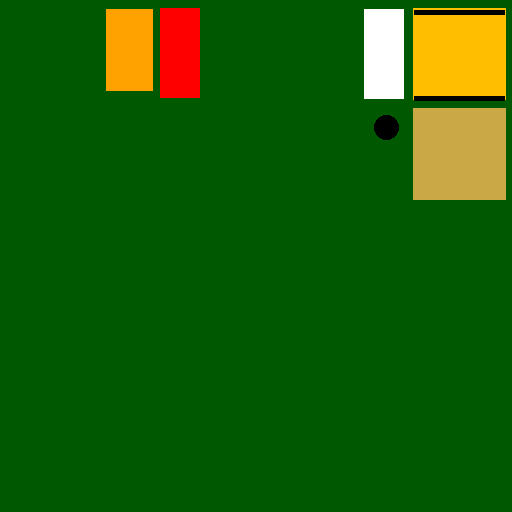
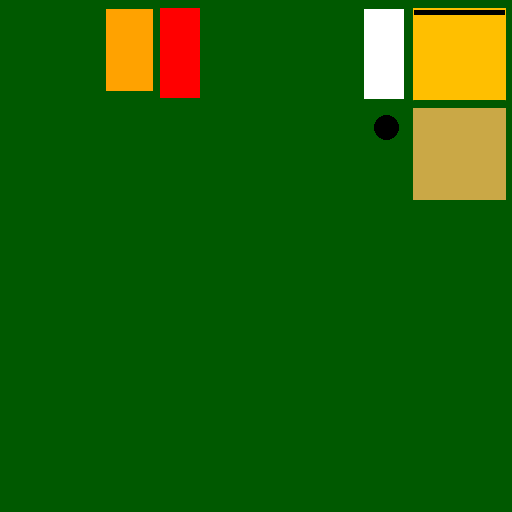
Layers edited between the first and the second 512 × 512 image:
painted on "黒目" over (413, 96, 506, 101)
